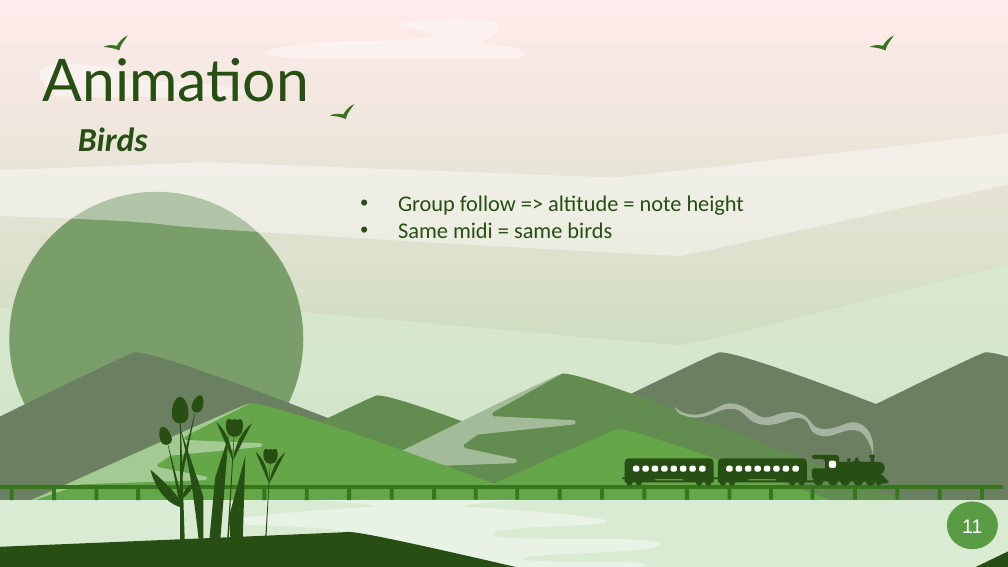
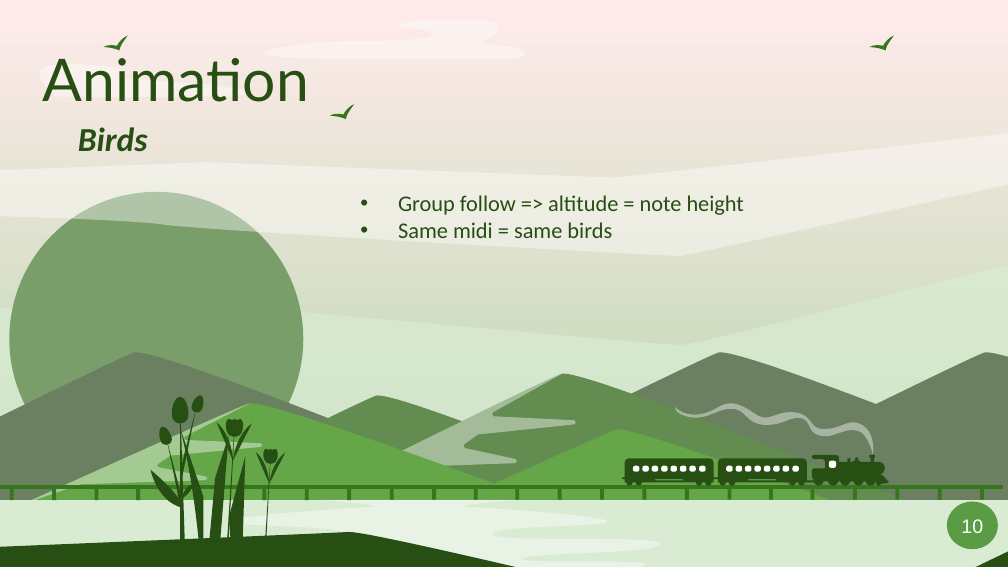
Before and after one commit to Smoother19/MusicAnimation, a slide deck: slide 10 of docs/presentation/PresAlpha.pptx (slide 11 before the commit). Drawn at 1008x567 pixels with LibreOffice and Linux fonts; fonts in the diff are those of the drawing. Boxes give left, top, right and bottom in pixels: in the first picture for what was removed or moved away, otherwise in the second. Text is boxed around its words. In the diff, an @@ line names an element or a change of style, - is before the commit and + after.

```diff
--- a/docs/presentation/PresAlpha.pptx
+++ b/docs/presentation/PresAlpha.pptx
@@ text in freeform shape at [961, 519, 983, 533]: text changed @@
-11
+10
```
Also in this commit, not shown: 13 other slides changed, 4 slides added, 5 slides removed.
